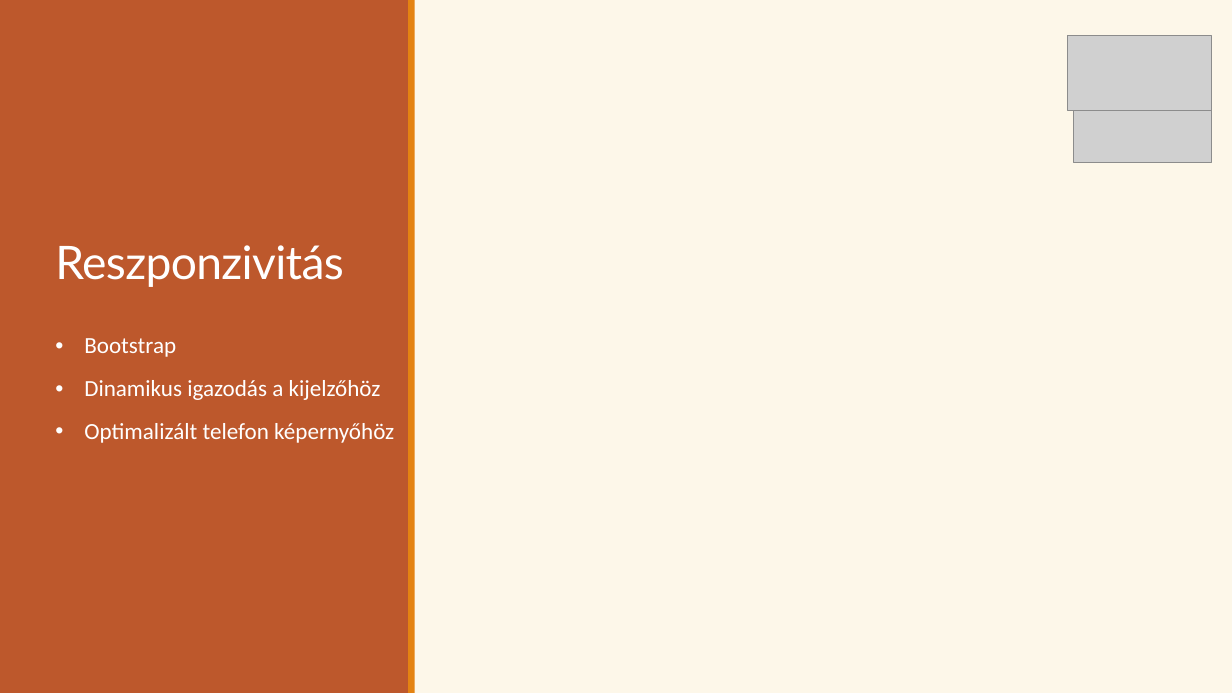
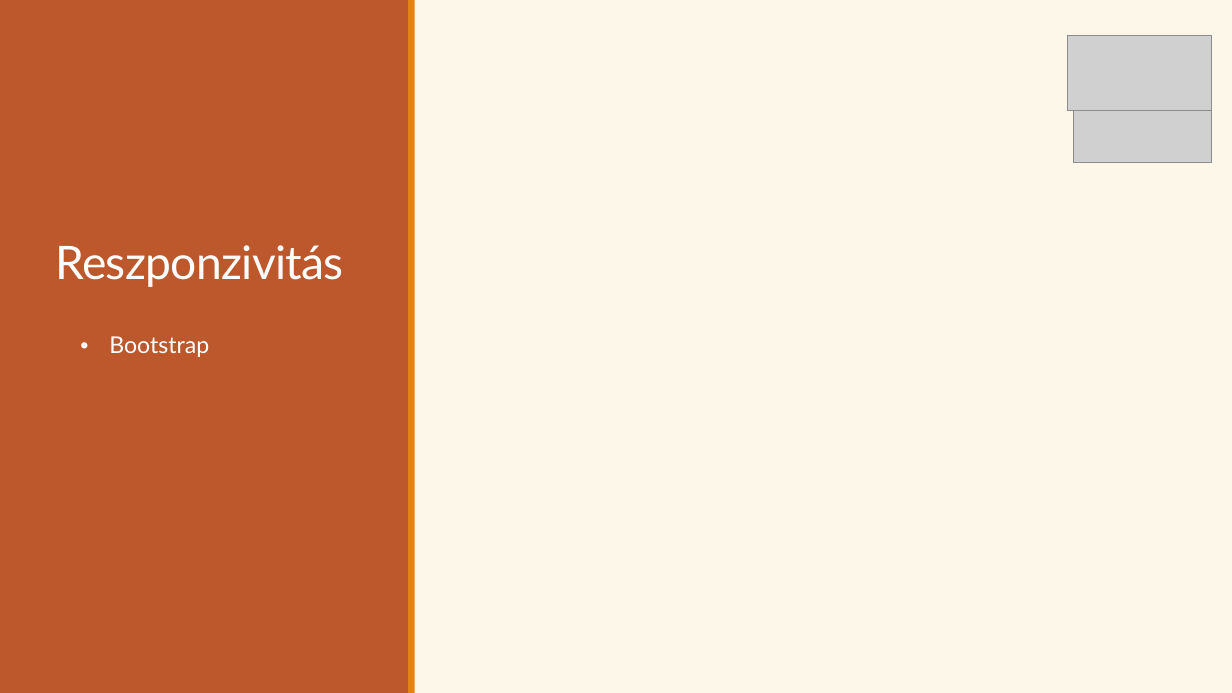
Before and after one commit to Ella50/13_S1_1_vizsgaremek, a slide deck: slide 9 of Dokumentációhoz/Prezentáció/eMenza_AtkariAriella_FarkasDominik.pptx (slide 14 before the commit). Drawn at 1232x693 pixels with LibreOffice and Linux fonts; fonts in the diff are those of the drawing; grey boxes stand for pictures. Boxes give left, top, right and bottom in pixels: in the first picture for what was removed or moved away, otherwise in the second. Text is boxed around its words. In the diff, an @@ line names an element or a change of style, - is before the commit and + after.

```diff
--- a/Dokumentációhoz/Prezentáció/eMenza_AtkariAriella_FarkasDominik.pptx
+++ b/Dokumentációhoz/Prezentáció/eMenza_AtkariAriella_FarkasDominik.pptx
@@ text "Bootstrap": place and size @@
-text "Bootstrap" at [84, 338, 394, 443]
+text "Bootstrap" at [109, 336, 209, 357]
@@ text "Bootstrap" at [109, 336, 209, 357]: font Calibri to Lato @@
@@ text at [84, 380, 394, 443]: paragraphs removed @@
-• Dinamikus igazodás a kijelzőhöz
-• Optimalizált telefon képernyőhöz
```
Also in this commit, not shown: 10 other slides changed, 5 slides removed, 4 other files.
